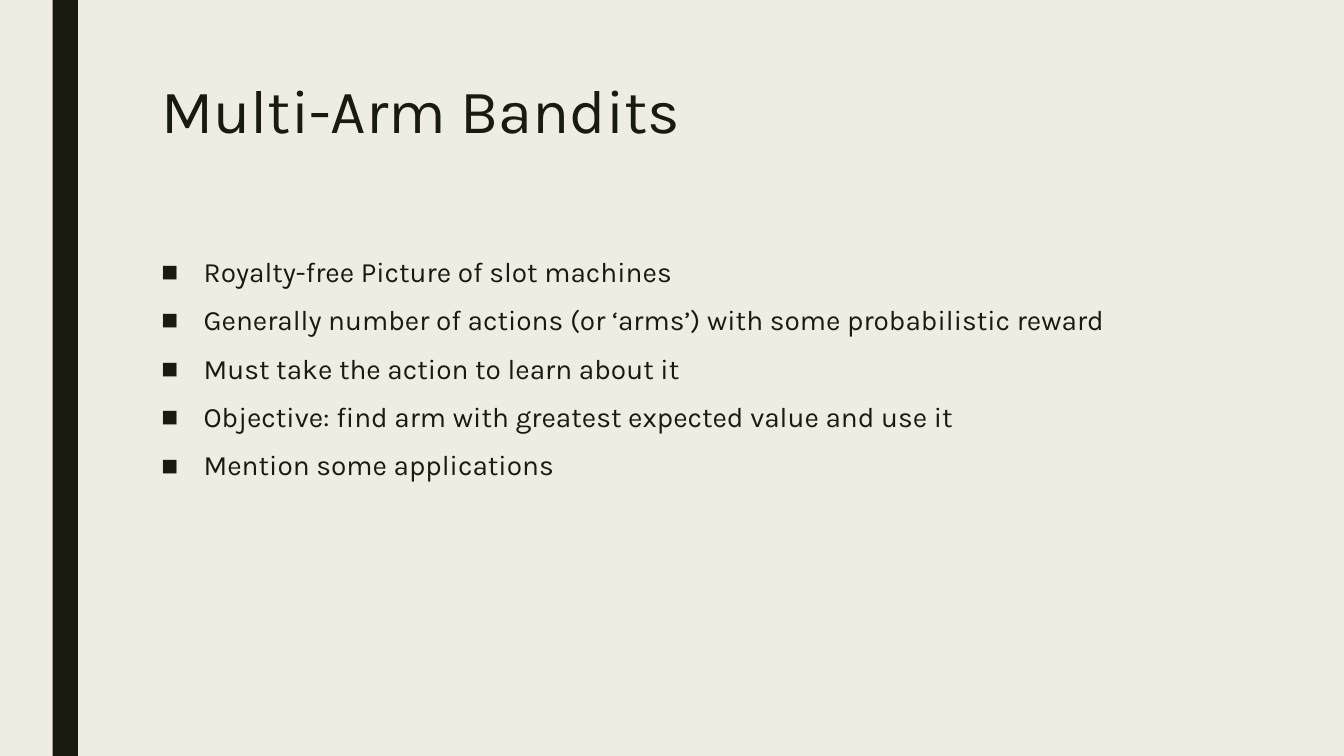
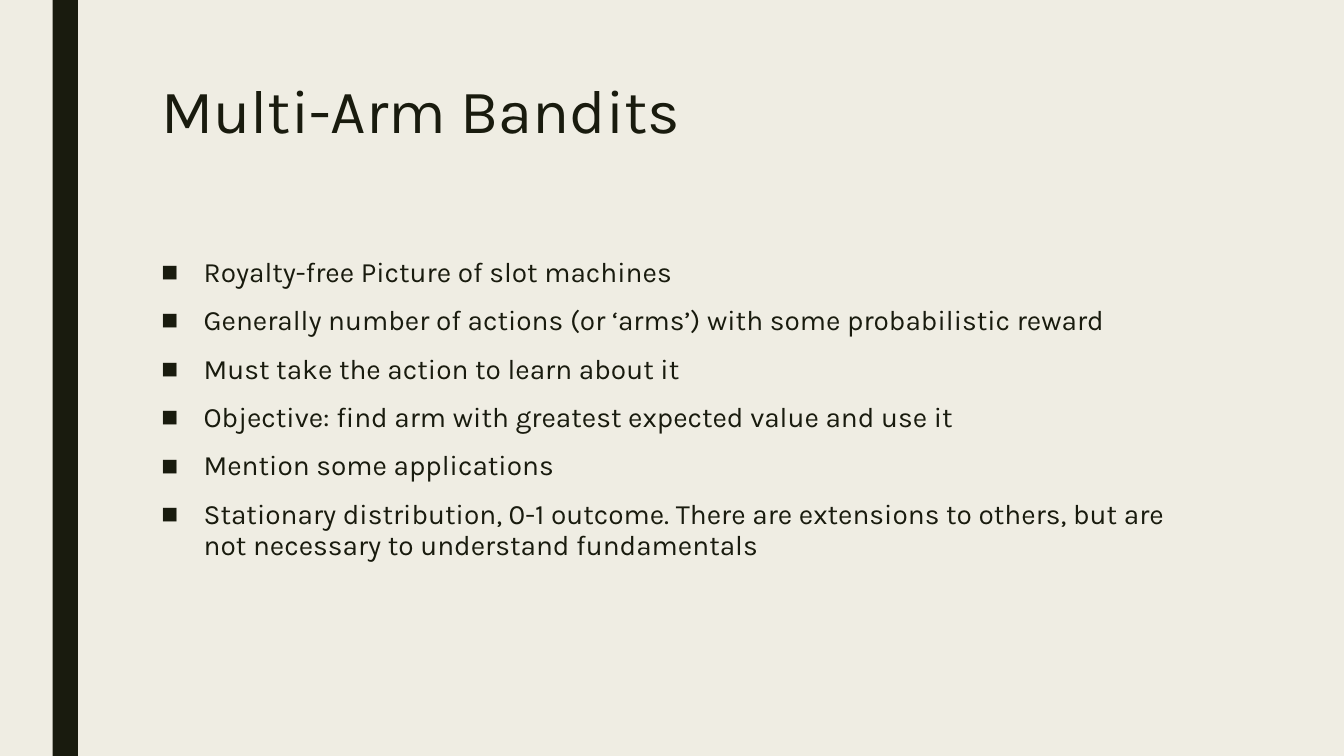
Before and after one commit to CourseReps/ECEN689-Fall2018, a slide deck: slide 3 of Students/mason-rumuly/tutorial/Thompson Sampling.pptx. Drawn at 1344x756 pixels with LibreOffice and Linux fonts; fonts in the diff are those of the drawing. Boxes give left, top, right and bottom in pixels: in the first picture for what was removed or moved away, otherwise in the second. Text is boxed around its words. In the diff, an @@ line names an element or a change of style, - is before the commit and + after.

```diff
--- a/Students/mason-rumuly/tutorial/Thompson Sampling.pptx
+++ b/Students/mason-rumuly/tutorial/Thompson Sampling.pptx
@@ text at (204, 504, 1164, 562): paragraph added @@
+■ Stationary distribution, 0-1 outcome. There are extensions to others, but are not necessary to understand fundamentals
```
Also in this commit, not shown: 2 other slides changed, 4 slides added, 3 slides removed.
